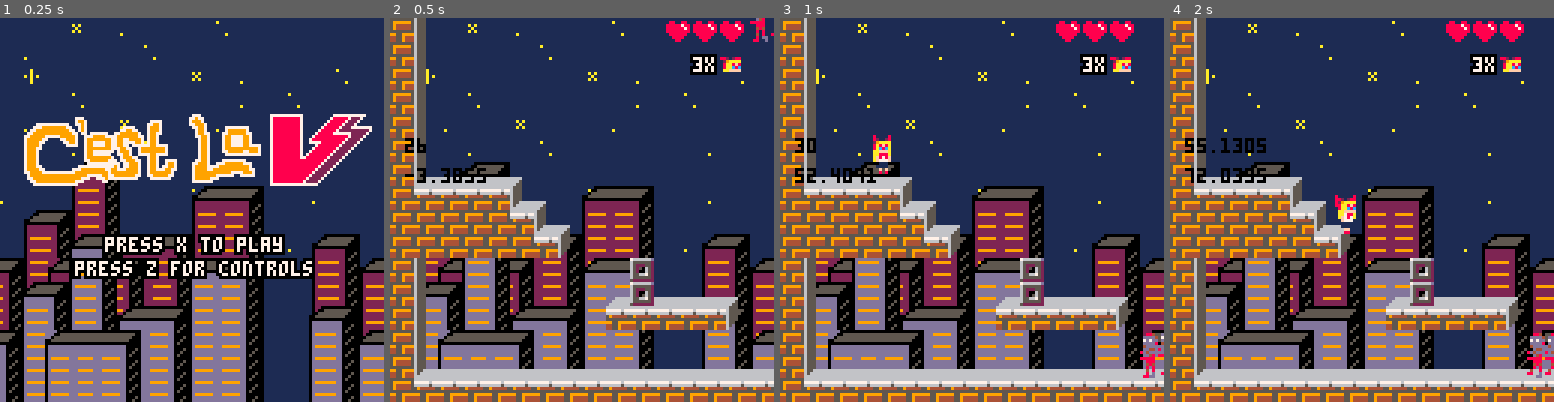
Above: before the commit, frames 1-4 (left to right).
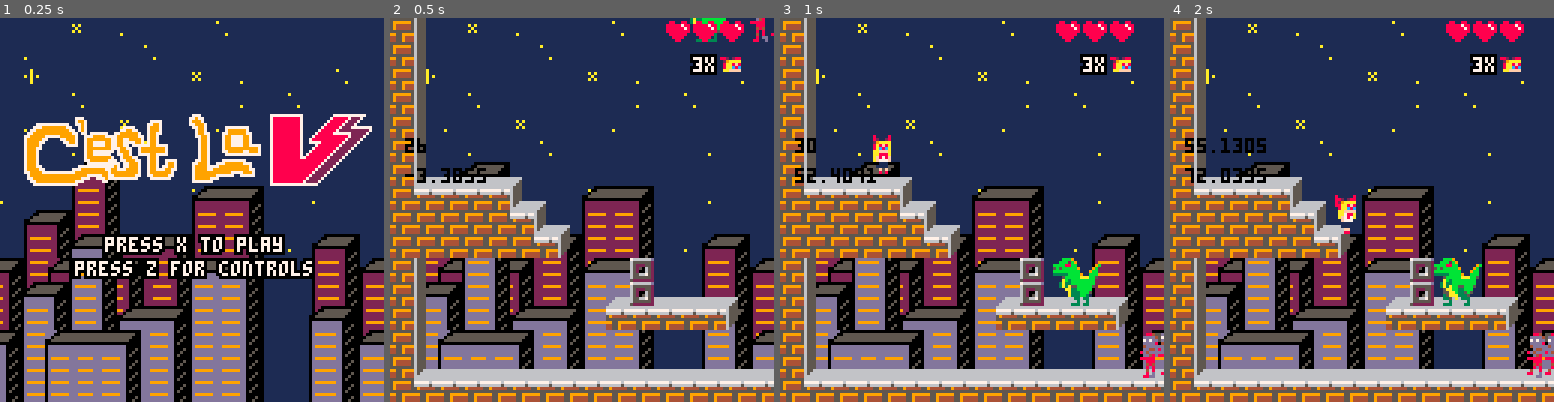
Above: after the commit, the same moments.

Repository: MarkNickerson/SailorV
Game: PICO-8 cartridge sailorv.p8
Same seed, same stepped clock (60 frames per second), same inputs: the game is played once before the commit and once after it.
Inputs:
- Up to frame 1 (0.25 s): no input
- Up to frame 2 (0.5 s): tap X (X key) at 0.33 s
- Up to frame 3 (1 s): tap O (Z key) at 0.7 s
- Up to frame 4 (2 s): tap X (X key) at 1.07, 1.85 s; hold Right from 1.6 s (still down); tap O (Z key) at 1.7 s

Frame 1 is identical in both runs. In frame 2, 0.2% of the frame differs, in the area x 78-88%, y 0-7%; in frame 3, 0.8%; in frame 4, 0.9%, in the area x 68-82%, y 62-75%.

Commit message:
HE JUMPS MWAHAHAHAHAHAHA

Diff:
--- a/sailorv.p8
+++ b/sailorv.p8
@@ -1045,7 +1045,8 @@
     is_throwing = false,
     is_walking = true,
     throw_mod = 250 + flr(rnd(150)),
-    throw_timer = 0
+    throw_timer = 0,
+    jump_timer = 100
   }
   add(alldeities, deityzilla)
   return deityzilla
@@ -1077,6 +1078,12 @@
 end
 
 function update_deityzilla(deityzilla)
+    if deityzilla.jump_timer <= 0 then
+        deityzilla.jump_timer = 100
+        deityzilla.dy -= 5
+    else deityzilla.jump_timer -= 1
+    end
+
   throw_deityzilla(deityzilla)
    if(t % 10 == 0 and deityzilla.sprite < 102) then
       deityzilla.sprite = deityzilla.sprite + 2
@@ -1269,6 +1276,7 @@
   player = make_player(20,1)
   brawl_spawn = false
   brawl_clear = true
+  dz = make_deityzilla(100,0)
 
   create_obs(checkpoint, 77, 510, 4, 1, 6, 1, 2)
 
